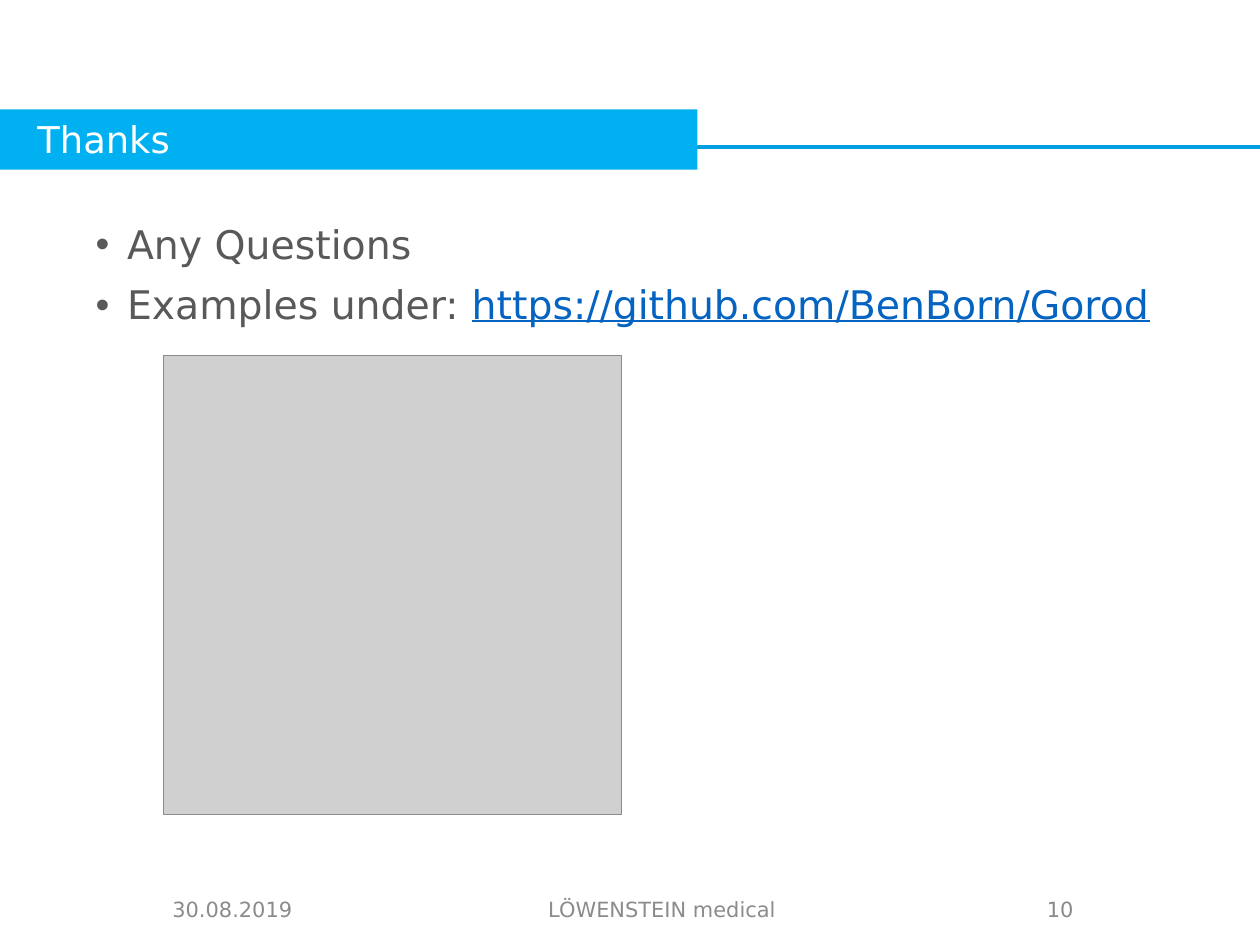
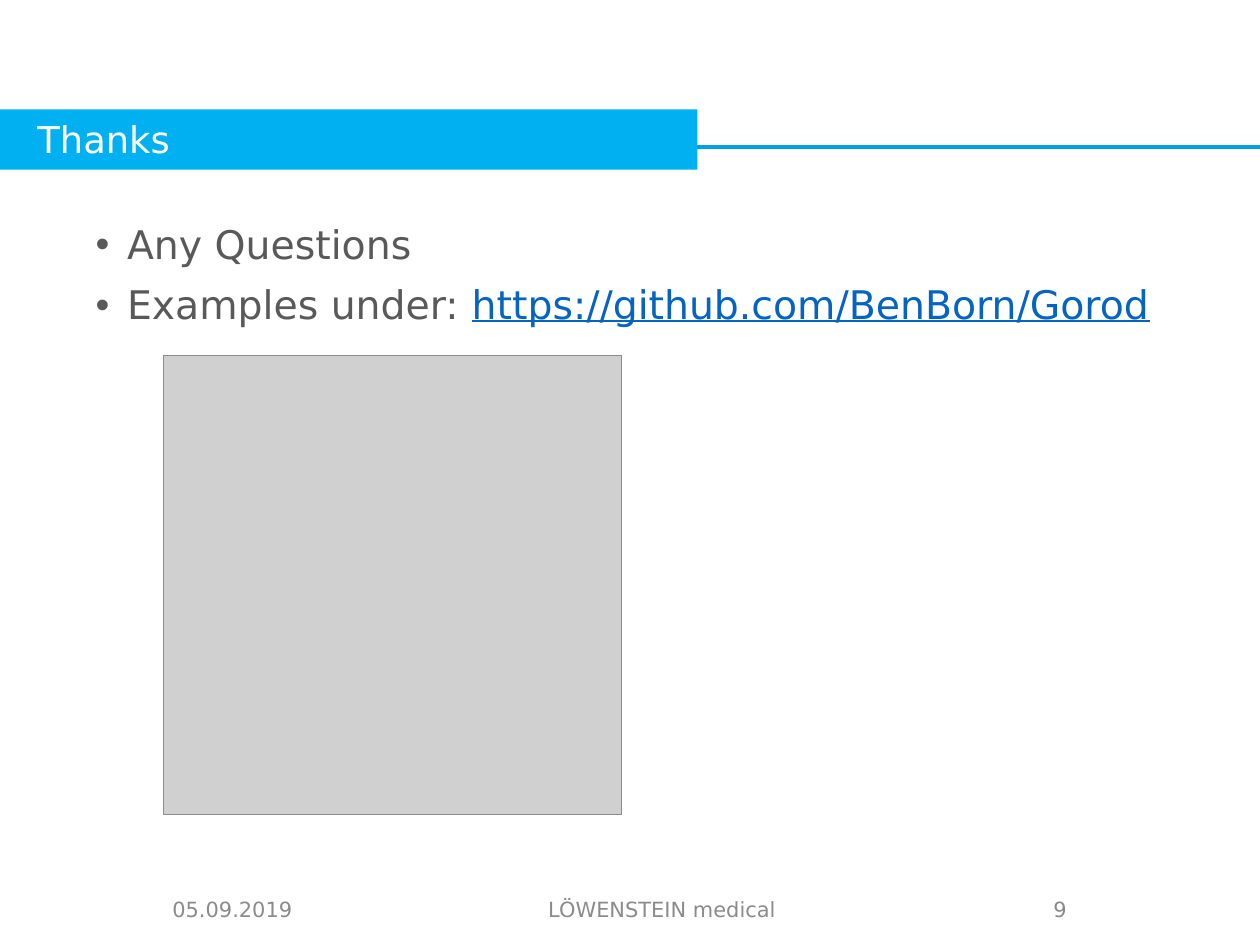
Before and after one commit to BenBorn/Gorod, a slide deck: slide 9 of Presentation.pptx (slide 10 before the commit). Drawn at 1260x945 pixels with LibreOffice and Linux fonts; fonts in the diff are those of the drawing; grey boxes stand for pictures; background and template pictures are left out. Boxes give left, top, right and bottom in pixels: in the first picture for what was removed or moved away, otherwise in the second. Text is boxed around its words. In the diff, an @@ line names an element or a change of style, - is before the commit and + after.

```diff
--- a/Presentation.pptx
+++ b/Presentation.pptx
@@ text at (172,901,292,917): text changed @@
-30.08.2019
+05.09.2019
@@ page number at (1053,901,1066,917): text changed @@
-10
+9
```
Also in this commit, not shown: 7 other slides changed, 1 slide removed, 1 other file.
